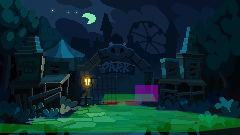
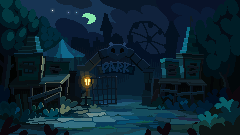
Layers edited between the first and the second 240×135 image:
hid group "Areas" (6 layers) over [0,85,240,133]
painted on "Layer 4" over [52,120,78,127]
